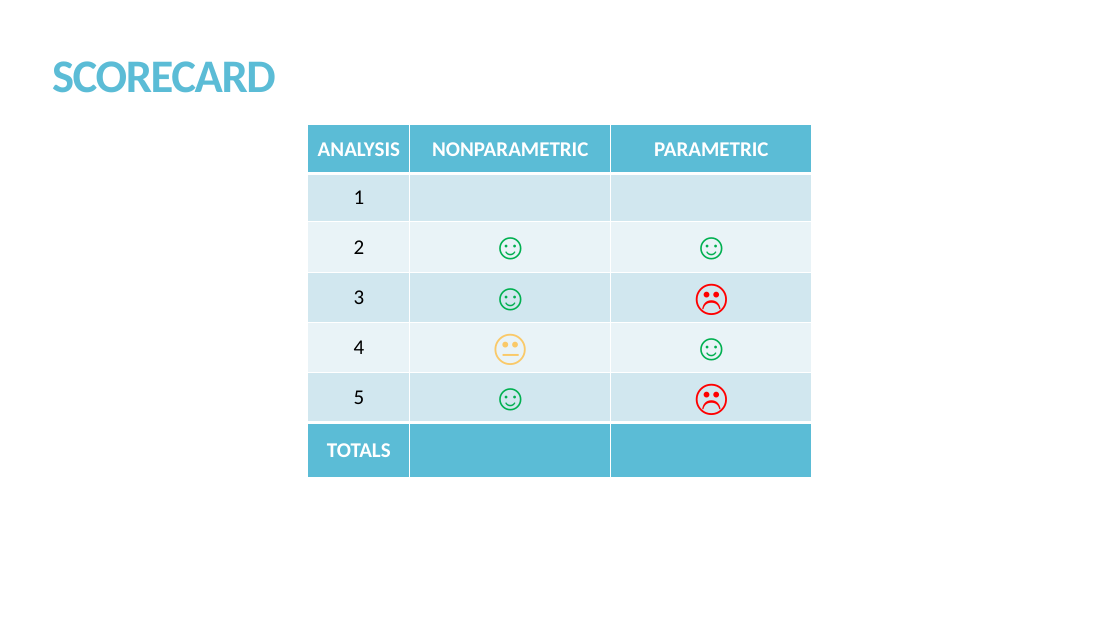
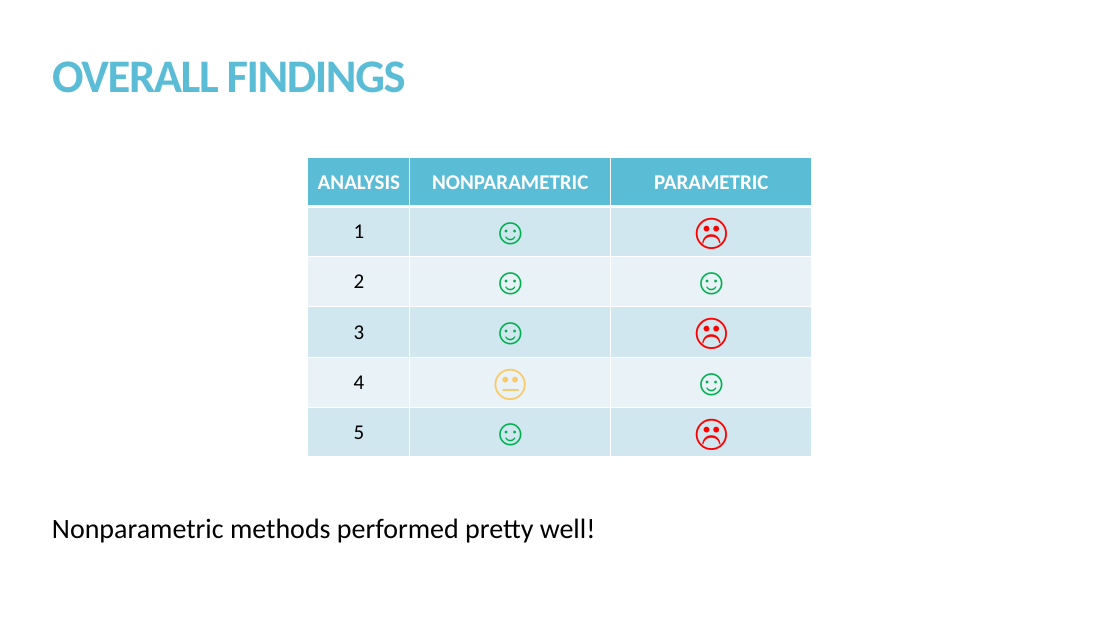
Before and after one commit to kmprioliPROF/MAT_8452_Final_Project, a slide deck: slide 18 of Prioli_Final_Proj.pptx. Drawn at 1120x630 pixels with LibreOffice and Linux fonts; fonts in the diff are those of the drawing. Boxes give left, top, right and bottom in pixels: in the first picture for what was removed or moved away, otherwise in the second. Text is boxed around its words. In the diff, an @@ line names an element or a change of style, - is before the commit and + after.

```diff
--- a/Prioli_Final_Proj.pptx
+++ b/Prioli_Final_Proj.pptx
@@ title at box(52, 61, 406, 93): text changed @@
-SCORECARD
+OVERALL FINDINGS
@@ table at box(308, 158, 812, 472) @@
-row 2, column 2: 
+row 2, column 2: ☺
-row 2, column 3: 
+row 2, column 3: ☹
-row 7: TOTALS |  | 
@@ table: place and size @@
-table at box(308, 125, 812, 488)
+table at box(308, 158, 812, 472)
@@ text added at box(52, 518, 596, 543), 24 pt, text #000000 @@
+Nonparametric methods performed pretty well!
```
Also in this commit, not shown: 2 other slides changed, 3 slides added, 2 slides removed, 1 other file.
